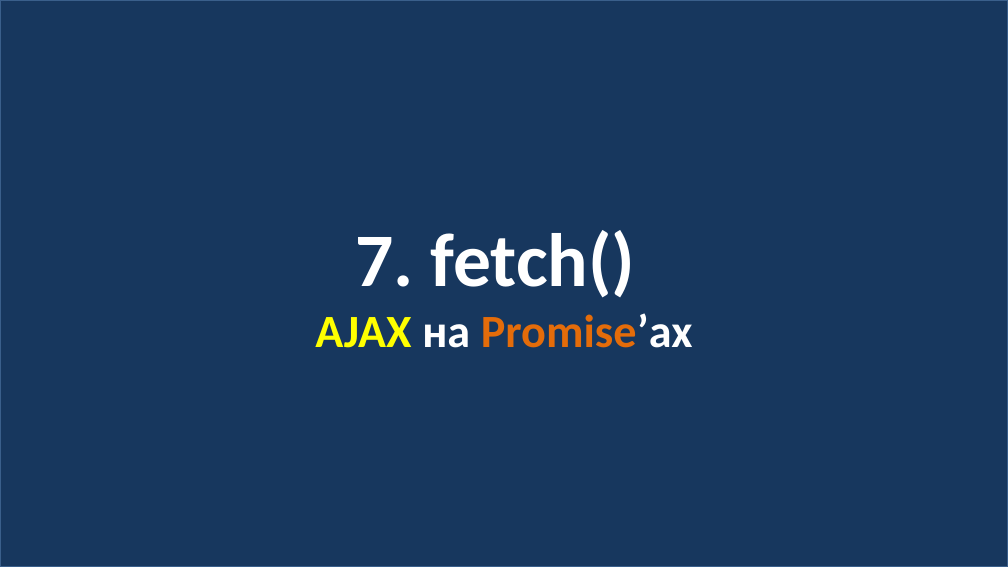
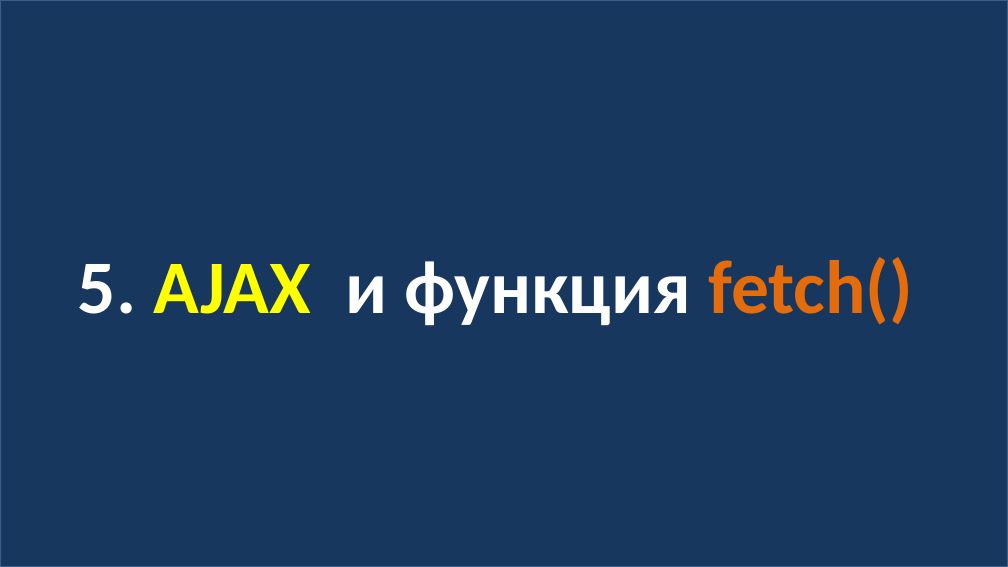
Before and after one commit to js-14-ort-dnipro/lesson02, a slide deck: slide 17 of lesson02.pptx (slide 23 before the commit). Drawn at 1008x567 pixels with LibreOffice and Linux fonts; fonts in the diff are those of the drawing. Boxes give left, top, right and bottom in pixels: in the first picture for what was removed or moved away, otherwise in the second. Text is boxed around its words. In the diff, an @@ line names an element or a change of style, - is before the commit and + after.

```diff
--- a/lesson02.pptx
+++ b/lesson02.pptx
@@ text in rectangle at bbox=[78, 257, 912, 326]: text changed; size 44 to 72 pt @@
-7. fetch()
-AJAX на Promise’ах
+5. AJAX и функция fetch()
```
Also in this commit, not shown: 6 other slides changed, 2 other files.
